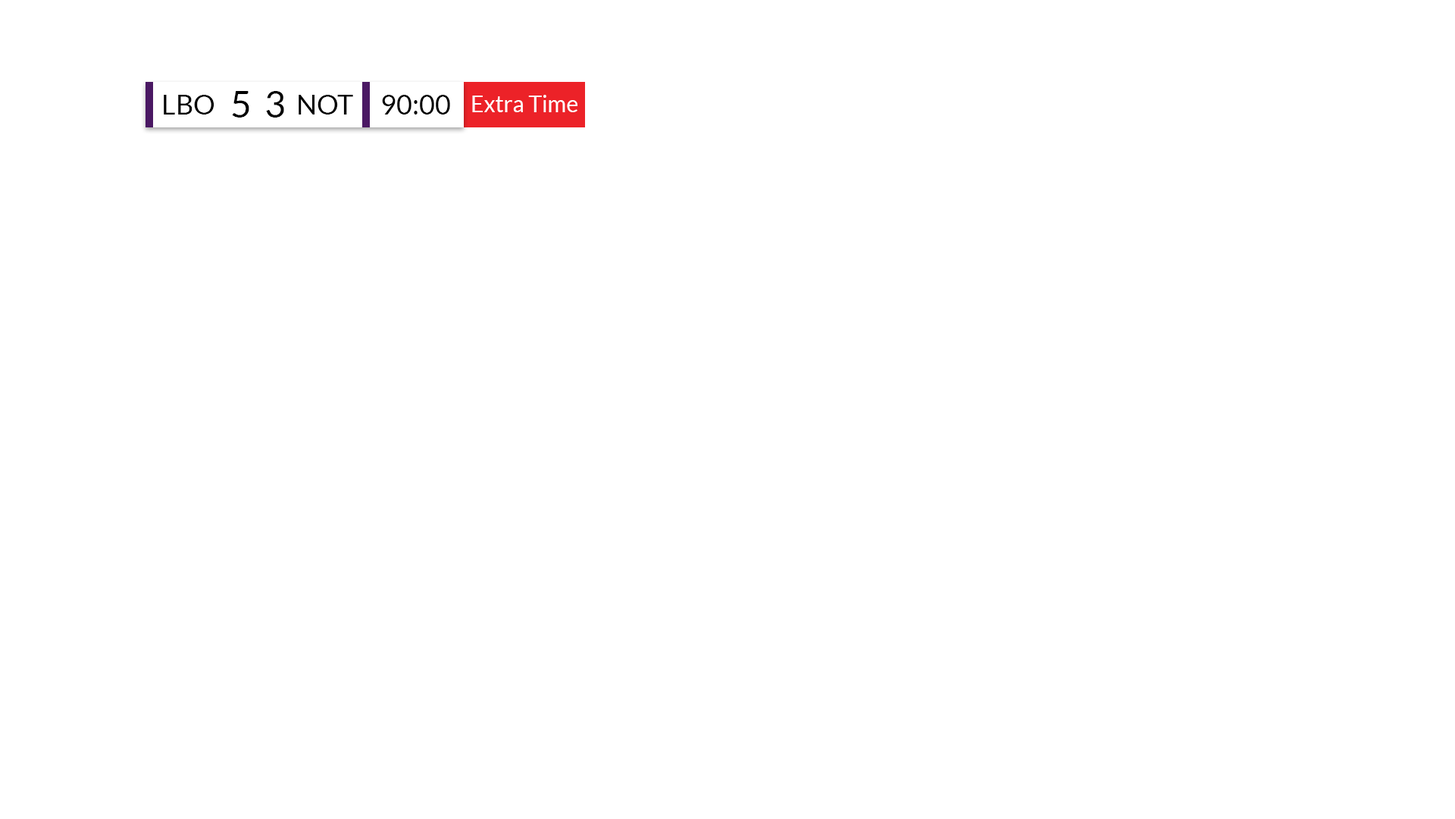
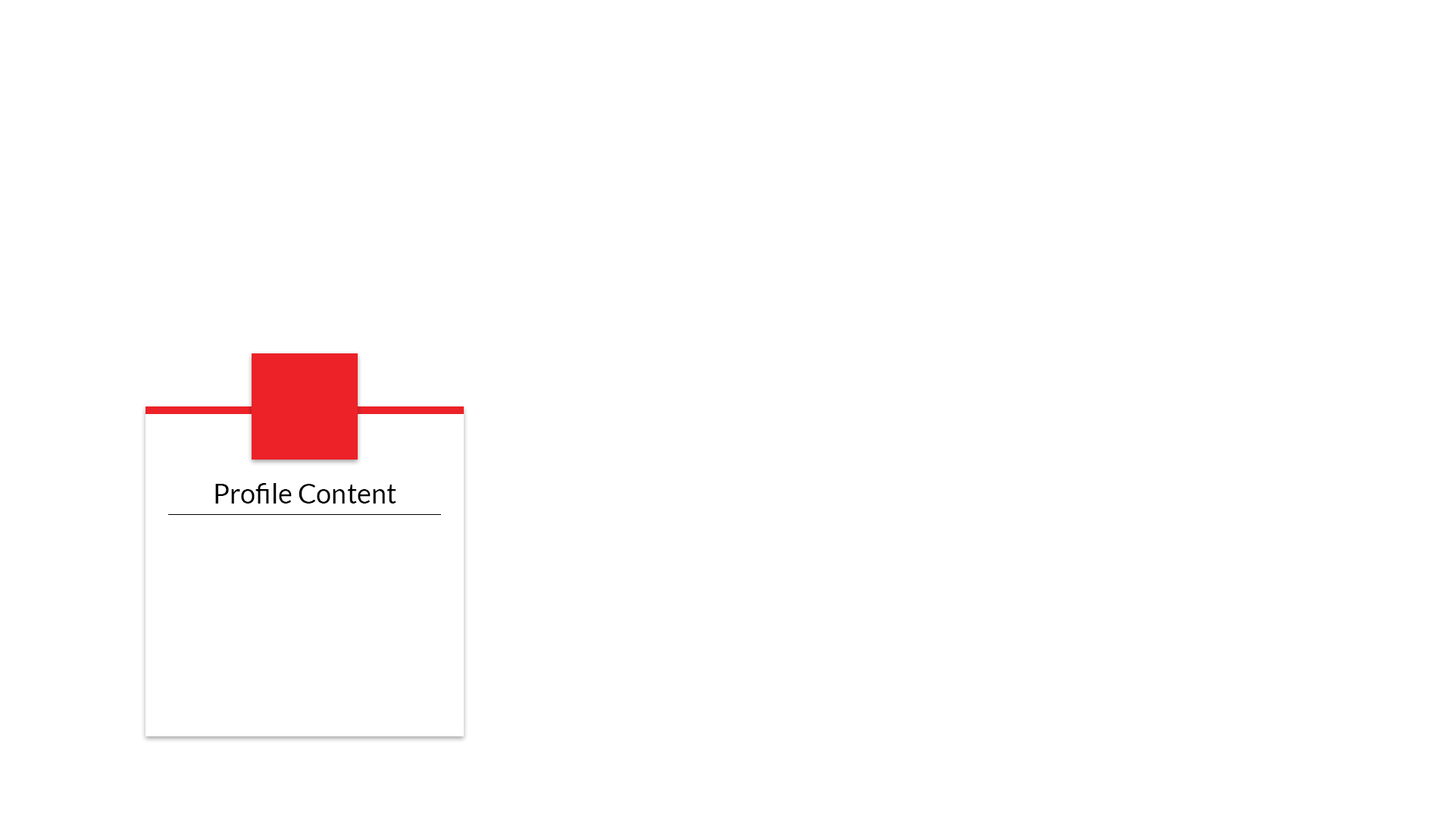
Layer changes from the first 1455 x 819 image to the second:
hid group "ScorebugOneLine" (12 layers) over [145, 81, 586, 128]
showed group "L3TombstoneProfile" (7 layers) over [145, 353, 464, 515]
renamed "Profile Subject" to "Profile Content", painted on it over [215, 482, 397, 504]
